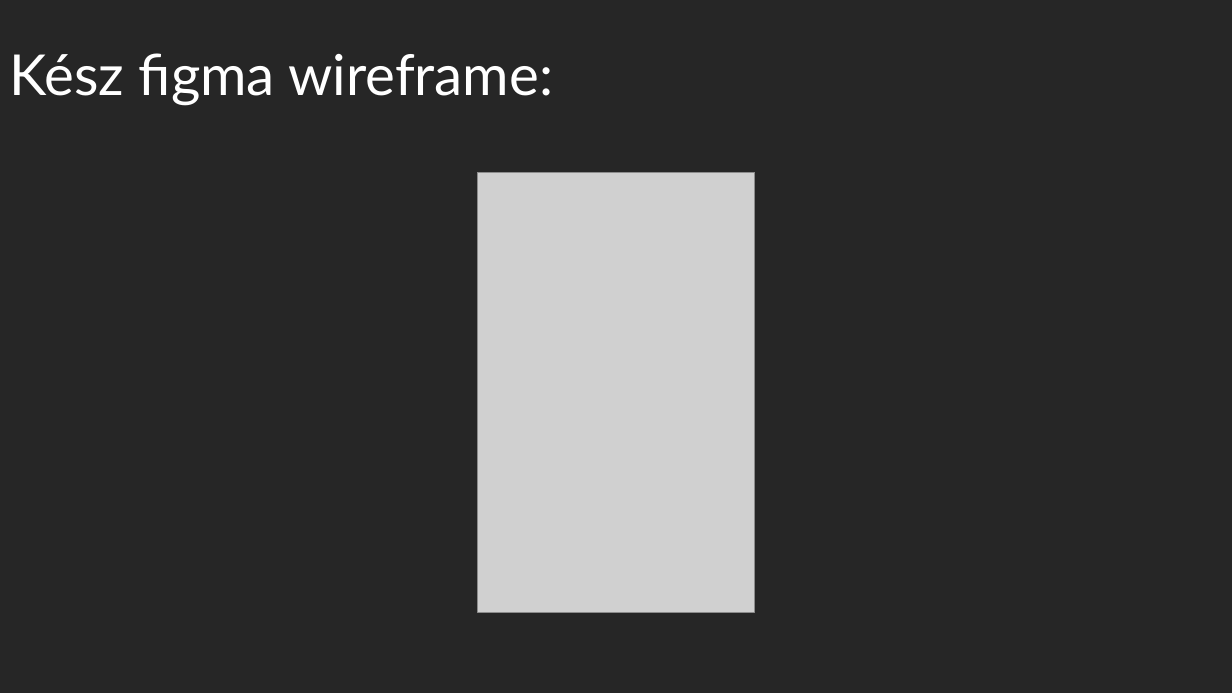
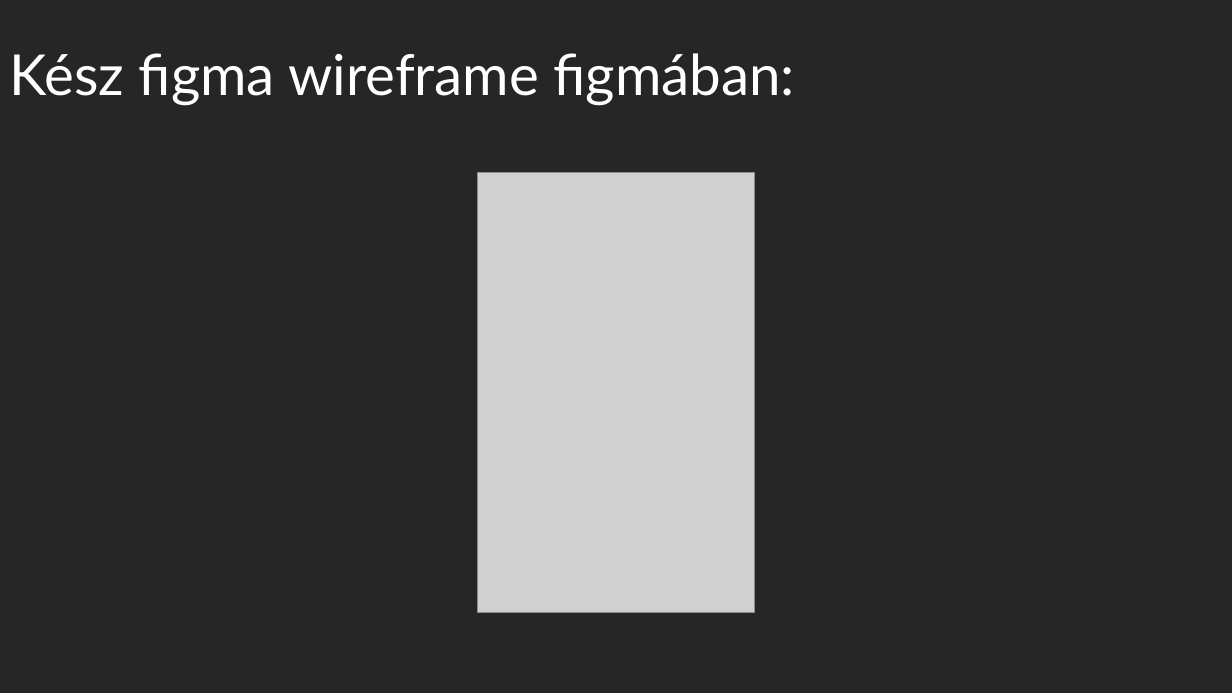
Before and after one commit to tomozalan/IKTREPO2, a slide deck: slide 3 of Bemutató.pptx. Drawn at 1232x693 pixels with LibreOffice and Linux fonts; fonts in the diff are those of the drawing; grey boxes stand for pictures. Boxes give left, top, right and bottom in pixels: in the first picture for what was removed or moved away, otherwise in the second. Text is boxed around its words. In the diff, an @@ line names an element or a change of style, - is before the commit and + after.

```diff
--- a/Bemutató.pptx
+++ b/Bemutató.pptx
@@ title at (9, 53, 795, 106): text changed @@
-Kész figma wireframe:
+Kész figma wireframe figmában:
```
Also in this commit, not shown: 3 slides added, 3 other files.
